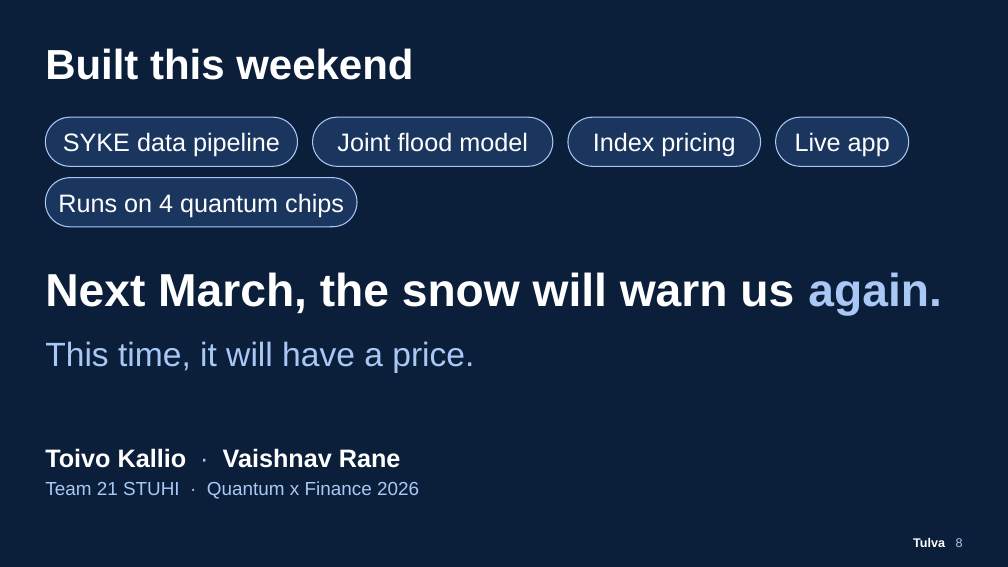
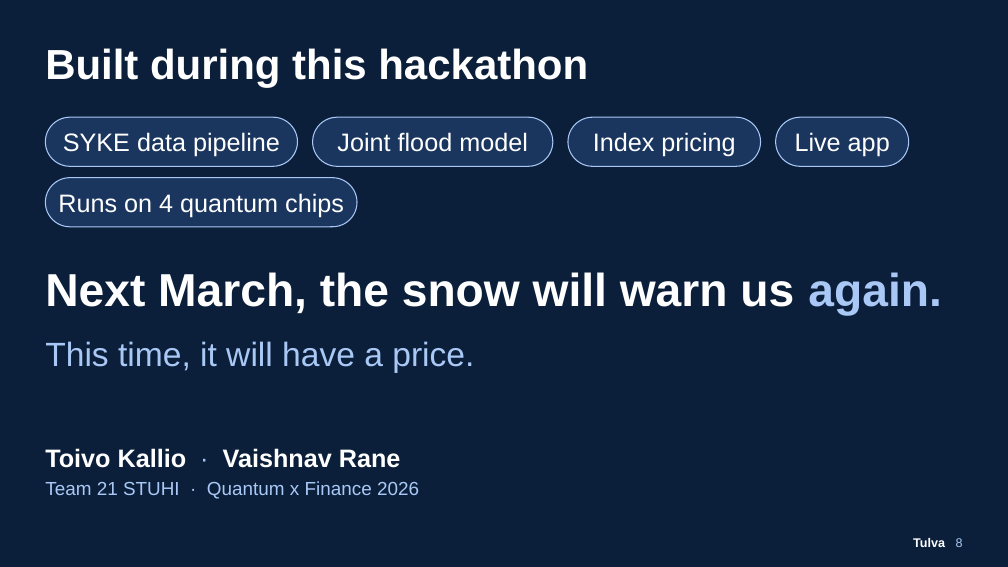
Before and after one commit to Zawaer/tulva, a slide deck: slide 8 of deck/Tulva_QxF2026.pptx. Drawn at 1008x567 pixels with LibreOffice and Linux fonts; fonts in the diff are those of the drawing. Boxes give left, top, right and bottom in pixels: in the first picture for what was removed or moved away, otherwise in the second. Text is boxed around its words. In the diff, an @@ line names an element or a change of style, - is before the commit and + after.

```diff
--- a/deck/Tulva_QxF2026.pptx
+++ b/deck/Tulva_QxF2026.pptx
@@ text at <box>45,48,588,88</box>: text changed @@
-Built this weekend
+Built during this hackathon
```
Also in this commit, not shown: 5 other files.
